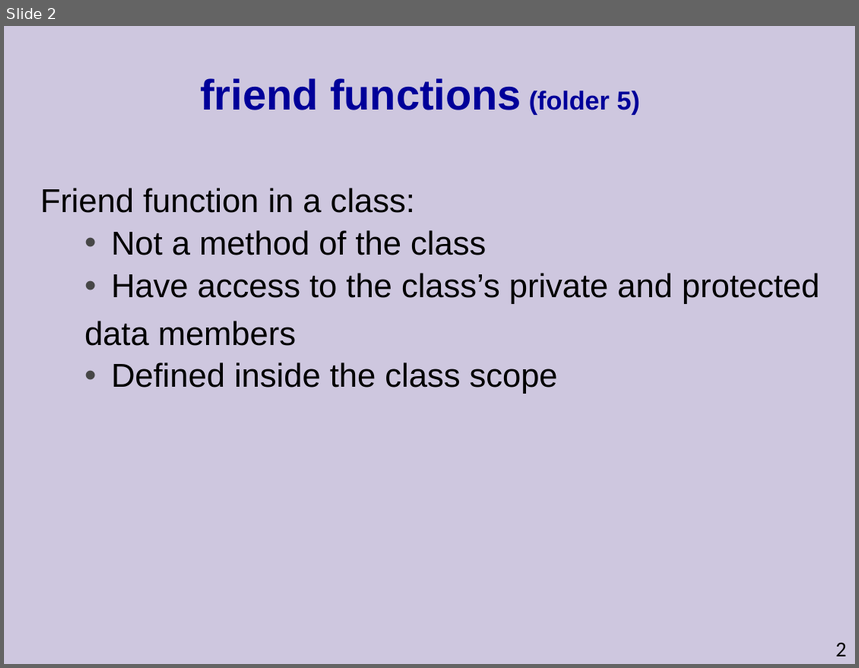
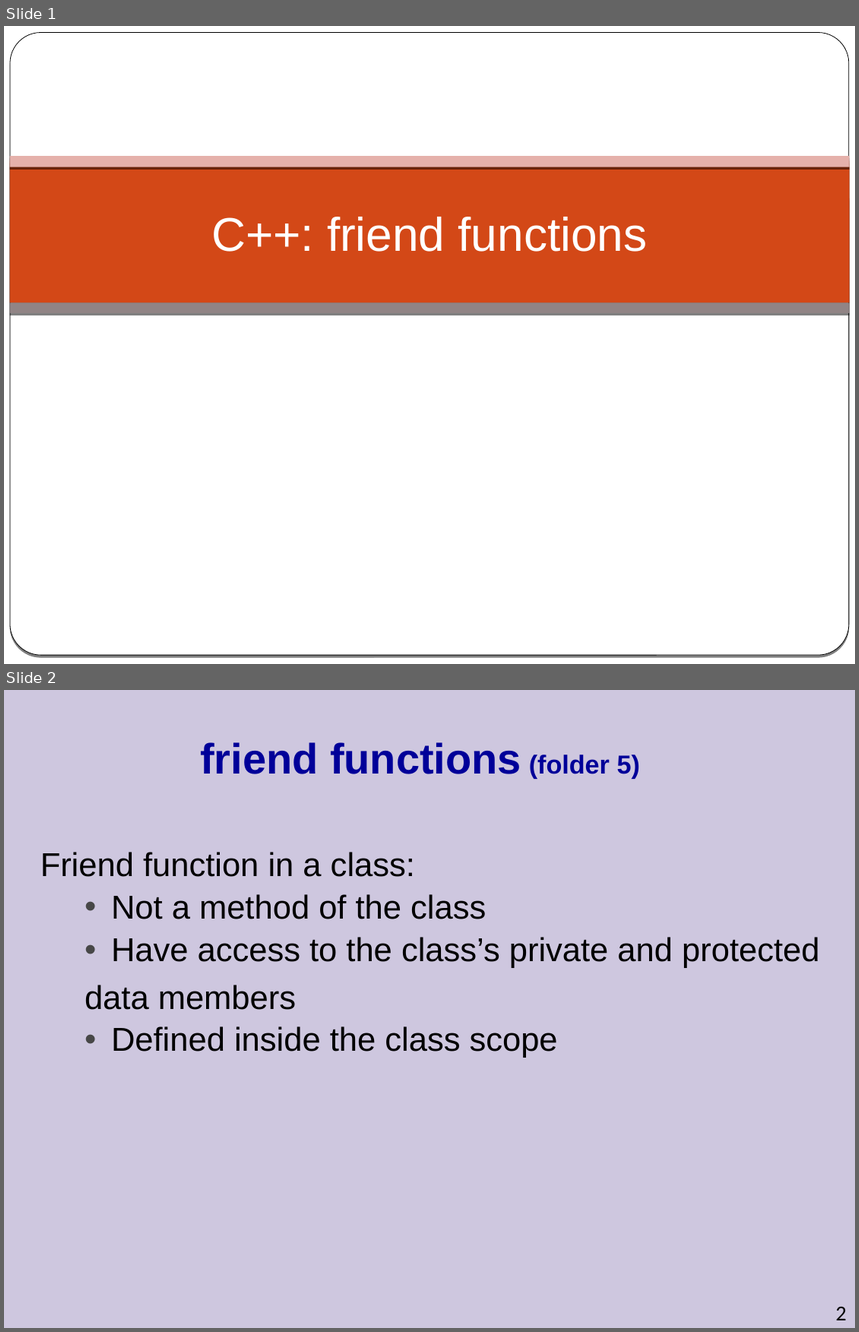
Before and after one commit to cpp-at-ariel/cpp-5779, a slide deck: 04-const-friend-operators/slides-1-friend.odp. Shown one above the other, each under a label of ours: slide 2 before the commit, slides 1 and 2 after it. The pictures are 859x668 and 859x1332 pixels, drawn with LibreOffice and Linux fonts; fonts in the diff are those of the drawing. Boxes give left, top, right and bottom in pixels: in the first picture for what was removed or moved away, otherwise in the second. Text is boxed around its words. In the diff, an @@ line names an element or a change of style, - is before the commit and + after.

```diff
--- a/04-const-friend-operators/slides-1-friend.odp
+++ b/04-const-friend-operators/slides-1-friend.odp
@@ slide 1 added at <box>4,26,855,664</box>, background gradient #000000 to #FFFFFF @@
@@ rectangle added at <box>4,26,855,664</box>, fill #FFFFFF @@
@@ rounded rectangle added at <box>10,33,849,656</box>, fill #FFFFFF, outline #000000 0.51 pt @@
@@ rectangle added at <box>10,161,850,303</box>, fill #D34817 @@
@@ rectangle added at <box>10,156,850,167</box>, fill #E5B1AB @@
@@ title added at <box>211,217,648,252</box>, 40 pt, text #FFFFFF @@
+C++: friend functions
@@ rectangle added at <box>10,303,850,314</box>, fill #918485 @@
```
Also in this commit, not shown: 1 slide removed, 13 other files.
